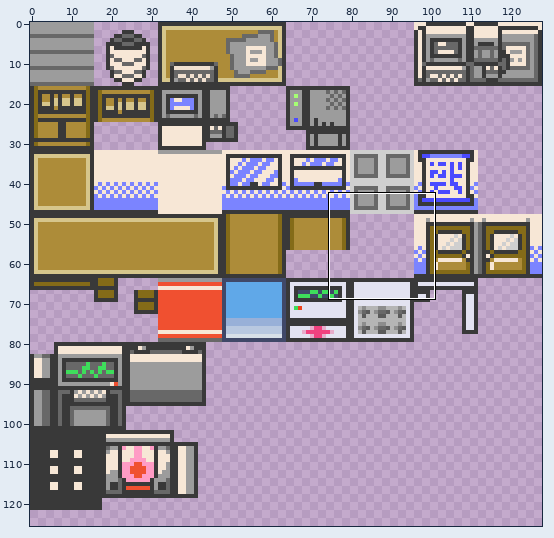
Edited in one commit: sprite sheet (P3D/Content/Textures/Lab.png). Above, an overview of the earlier version with the close-up marked.
Close-up. Before the commit:
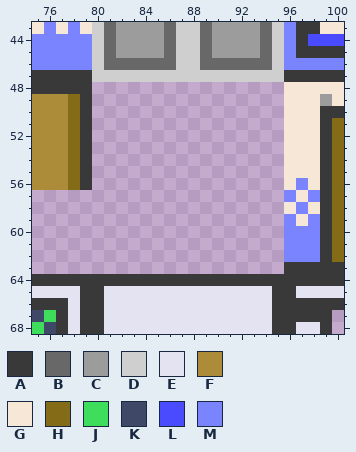
The file is 128x128 pixels. Colours within 5 levels of each other are drawn and written as one. Shown: x 75..100, y 43..68. The wide view leaves out empty margins. The commit also changed other parts of the picture, which this record leaves out.
Palette (. is transparent): A #393939  B #686868  C #9c9c9c  D #cfcfcf  E #e3e3f1  F #ad8c39  G #f7e7d6  H #846b18  J #3edd5b  K #404868  L #4a4aff  M #7b84ff
Pixels before, first column x 75:
43 GMGMGDBCCCCBDDBCCCCBDMAAGG
44 MMMMMDBCCCCBDDBCCCCBDMALLL
45 MMMMMDBCCCCBDDBCCCCBDMAAAA
46 MMMMMDBBBBBBDDBBBBBBDMMMMM
47 AAAAADDDDDDDDDDDDDDDDAAAAA
48 AAAAA................GGGGG
49 FFFHA................GGGCG
50 FFFHA................GGGAA
51 FFFHA................GGGAH
52 FFFHA................GGGAH
53 FFFHA................GGGAH
54 FFFHA................GGGAH
55 FFFHA................GGGAH
56 FFFHA................GMGAH
57 .....................MGMAH
58 .....................GMGAH
59 .....................MGMAH
60 .....................MMMAH
61 .....................MMMAH
62 .....................MMMAH
63 .....................AAAAA
64 AAAAAAAAAAAAAAAAAAAAAAAAAA
65 EEEEAAEEEEEEEEEEEEEEAAEEEE
66 AAAEAAEEEEEEEEEEEEEEAAAAAA
67 KJAEAAEEEEEEEEEEEEEEAAAAA.
68 JKAEAAEEEEEEEEEEEEEEAAEEA.
Now the later version:
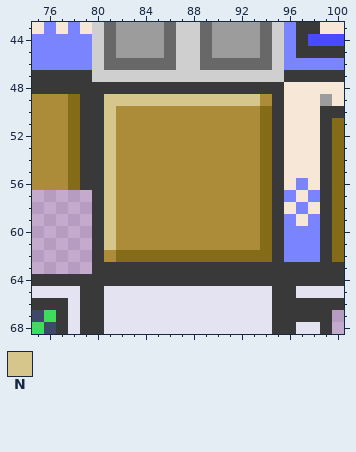
Colours new in this view: N #d6c68c
From old to new:
Changed rows in their new state; - is an unchanged pixel.
first column x 80:
48 AAAAAAAAAAAAAAAA
49 ANNNNNNNNNNNNNFA
50 ANFFFFFFFFFFFFHA
51 ANFFFFFFFFFFFFHA
52 ANFFFFFFFFFFFFHA
53 ANFFFFFFFFFFFFHA
54 ANFFFFFFFFFFFFHA
55 ANFFFFFFFFFFFFHA
56 ANFFFFFFFFFFFFHA
57 ANFFFFFFFFFFFFHA
58 ANFFFFFFFFFFFFHA
59 ANFFFFFFFFFFFFHA
60 ANFFFFFFFFFFFFHA
61 ANFFFFFFFFFFFFHA
62 AFHHHHHHHHHHHHHA
63 AAAAAAAAAAAAAAAA
Where, in picture pixels (left, top, right, bottom), the same in both close-ups:
added: (92, 82, 284, 274)
